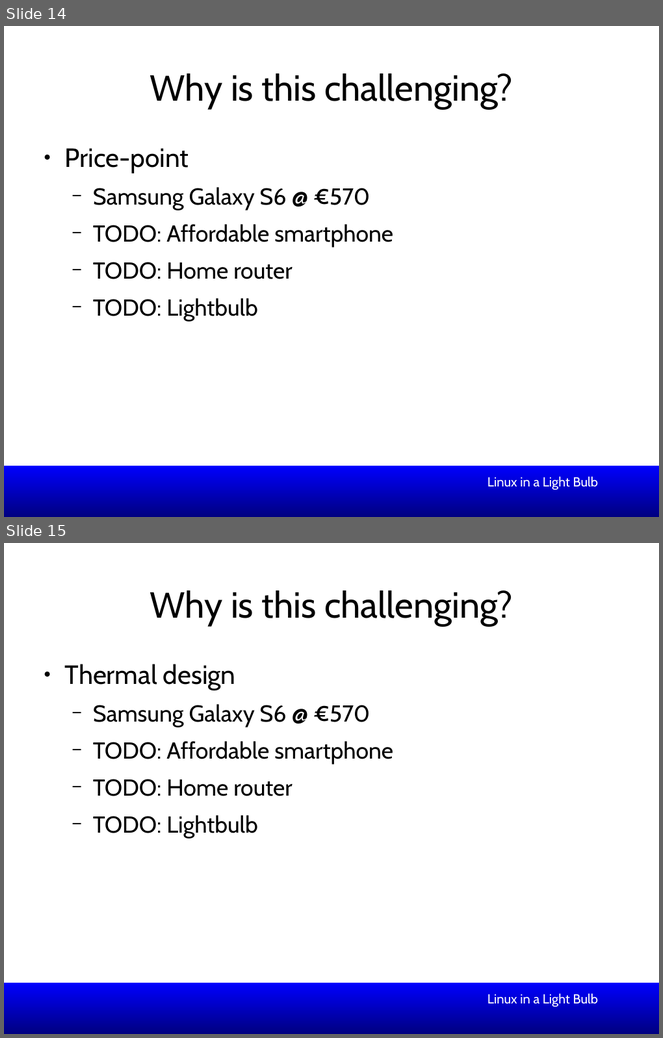
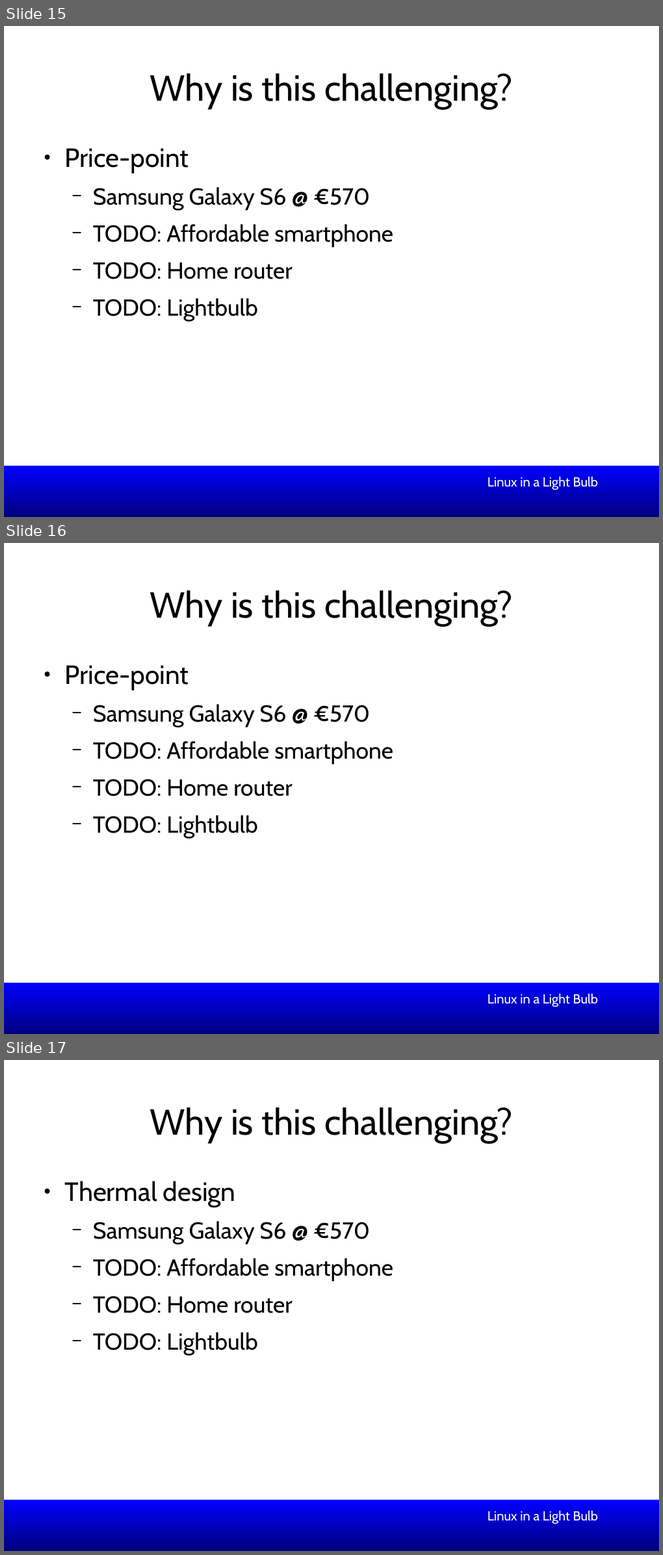
Before and after one commit to smipi1/elce2015, a slide deck: presentations/Linux_In_a_Lightbulb-Where_are_we_on_tinification-ELCE2015.odp. Shown one above the other, each under a label of ours: slides 14 and 15 before the commit, slides 15, 16 and 17 after it. The pictures are 663x1038 and 663x1555 pixels, drawn with LibreOffice and Linux fonts; fonts in the diff are those of the drawing; background and template pictures are left out. Boxes give left, top, right and bottom in pixels: in the first picture for what was removed or moved away, otherwise in the second. Text is boxed around its words. In the diff, an @@ line names an element or a change of style, - is before the commit and + after.

```diff
--- a/presentations/Linux_In_a_Lightbulb-Where_are_we_on_tinification-ELCE2015.odp
+++ b/presentations/Linux_In_a_Lightbulb-Where_are_we_on_tinification-ELCE2015.odp
@@ slide 16 added at <box>4,543,659,1034</box>, background #FFFFFF; not listed: 1 template element that a slide beside it also shows @@
@@ title added at <box>150,590,513,626</box>, 44 pt, text #000000 @@
+Why is this challenging?
@@ text added at <box>65,665,393,839</box>, 28 pt, text #000000 @@
+● Price-point
+  − Samsung Galaxy S6 @ €570
+  − TODO: Affordable smartphone
+  − TODO: Home router
+  − TODO: Lightbulb
@@ text added at <box>488,993,599,1007</box>, 16 pt, text #FFFFFF @@
+Linux in a Light Bulb
@@ what was slide 14 is now slide 15 @@
@@ what was slide 15 is now slide 17 @@
```
Also in this commit, not shown: 1 other slide added, 1 other file.
